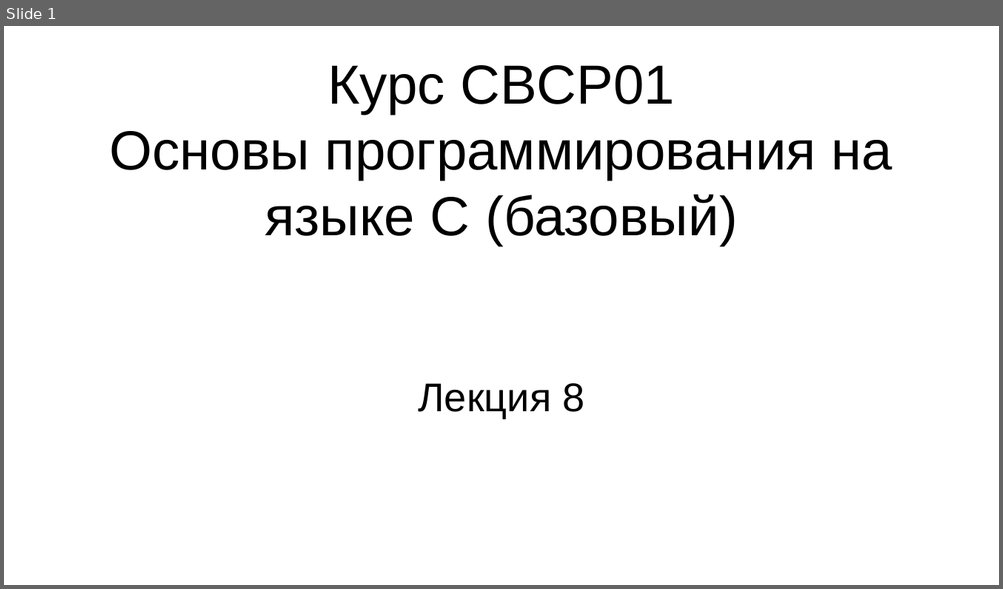
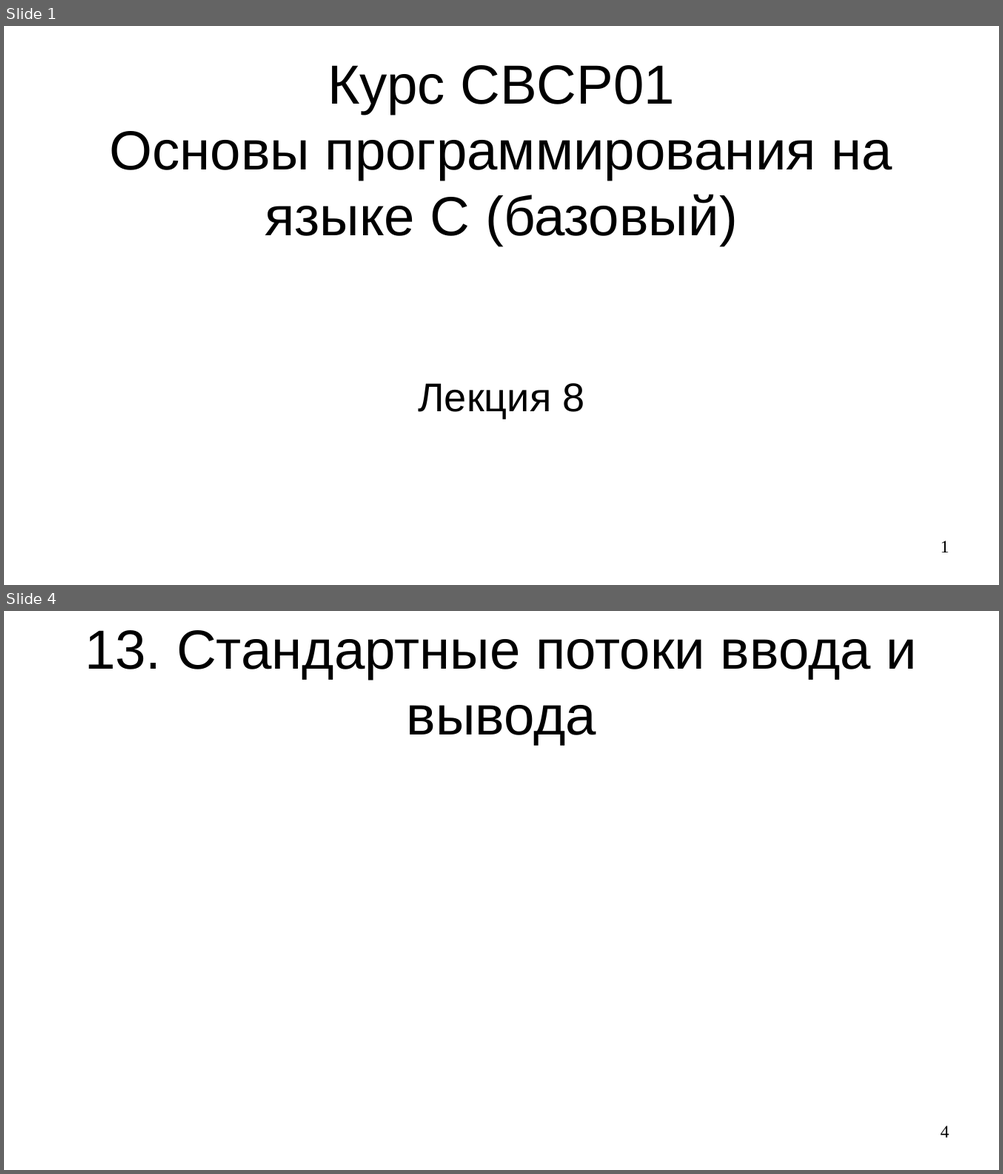
Before and after one commit to steelcraft/stud-lab, a slide deck: Лекции/CBCP01#L8.odp. Shown one above the other, each under a label of ours: slide 1 before the commit, slides 1 and 4 after it; the slides between them are not shown. The pictures are 1003x589 and 1003x1174 pixels, drawn with LibreOffice and Linux fonts; fonts in the diff are those of the drawing. Boxes give left, top, right and bottom in pixels: in the first picture for what was removed or moved away, otherwise in the second. Text is boxed around its words. In the diff, an @@ line names an element or a change of style, - is before the commit and + after.

```diff
--- a/Лекции/CBCP01#L8.odp
+++ b/Лекции/CBCP01#L8.odp
@@ slide 4 added at (4, 611, 999, 1170), background #FFFFFF @@
@@ title added at (85, 630, 917, 745), 44 pt, text #000000 @@
+13. Стандартные потоки ввода и вывода
@@ page number added at (940, 1126, 949, 1138), 14 pt, text #000000 @@
+4
@@ slide 1 changed as well @@
@@ page number added at (940, 541, 949, 553), 14 pt, text #000000 @@
+1
```
Also in this commit, not shown: 3 other slides added.
